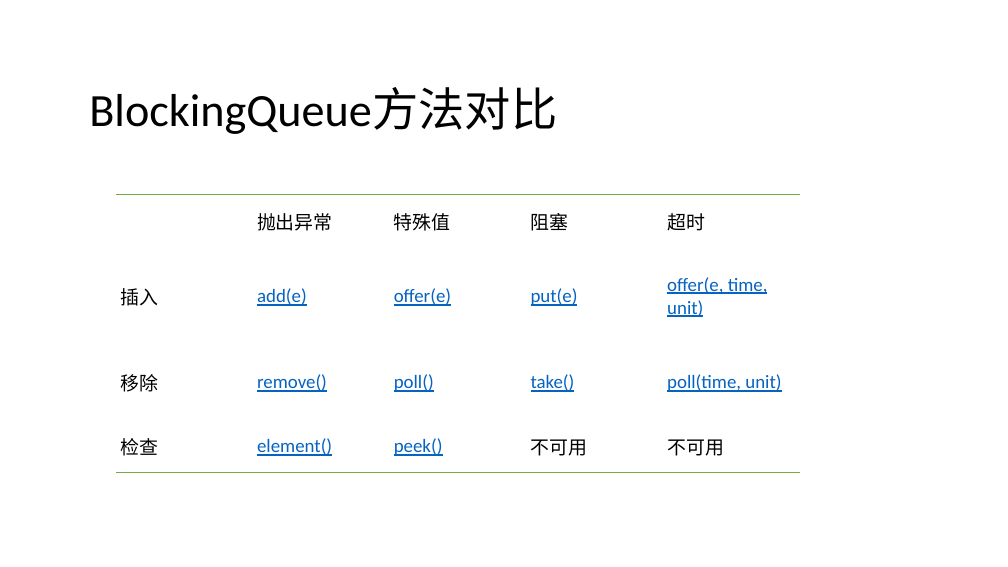
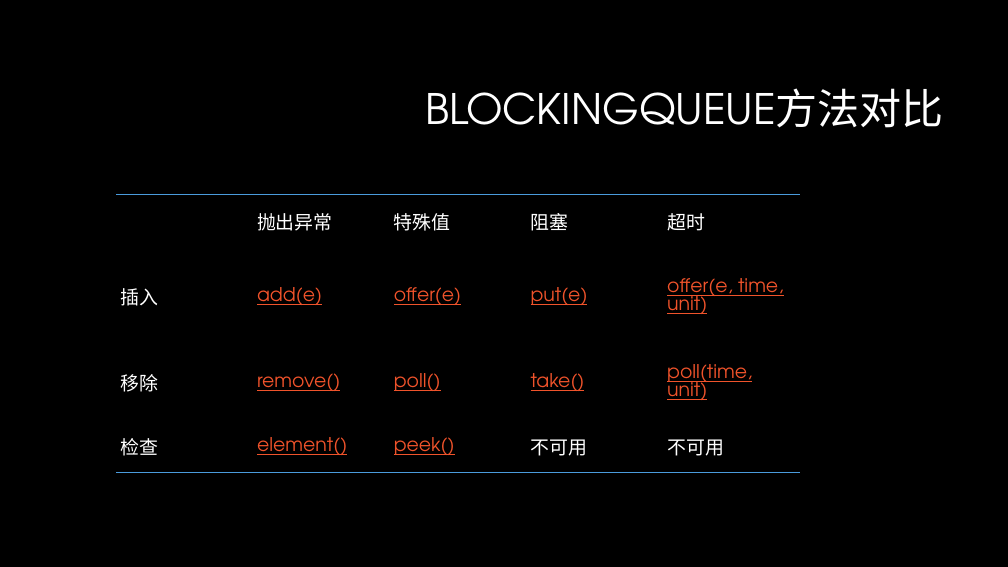
Before and after one commit to GerogeLeon/multithread_demo, a slide deck: slide 33 of JAVA并发编程.pptx (slide 32 before the commit). Drawn at 1008x567 pixels with LibreOffice and Linux fonts; fonts in the diff are those of the drawing; background and template pictures are left out. Boxes give left, top, right and bottom in pixels: in the first picture for what was removed or moved away, otherwise in the second. Text is boxed around its words. In the diff, an @@ line names an element or a change of style, - is before the commit and + after.

```diff
--- a/JAVA并发编程.pptx
+++ b/JAVA并发编程.pptx
@@ background #FFFFFF to #000000 @@
@@ title at (x1=425, y1=88, x2=944, y2=128): text changed; size 44 to 40 pt; font Calibri to TeX Gyre Adventor; text colour #000000 to #FFFFFF @@
-BlockingQueue方法对比
+BLOCKINGQUEUE方法对比
@@ table at (x1=116, y1=195, x2=801, y2=473) @@
@@ font Calibri to TeX Gyre Adventor @@
@@ text colour #000000 to #FFFFFF in "抛出异常", "特殊值", "阻塞", "超时" and 5 more places @@
@@ text colour #0563C1 to #F0532B in "add(e)", "offer(e)", "put(e)", "offer(e, time, unit)" and 6 more places @@
@@ borders changed @@
```
Also in this commit, not shown: 34 other slides changed, 1 slide added.
